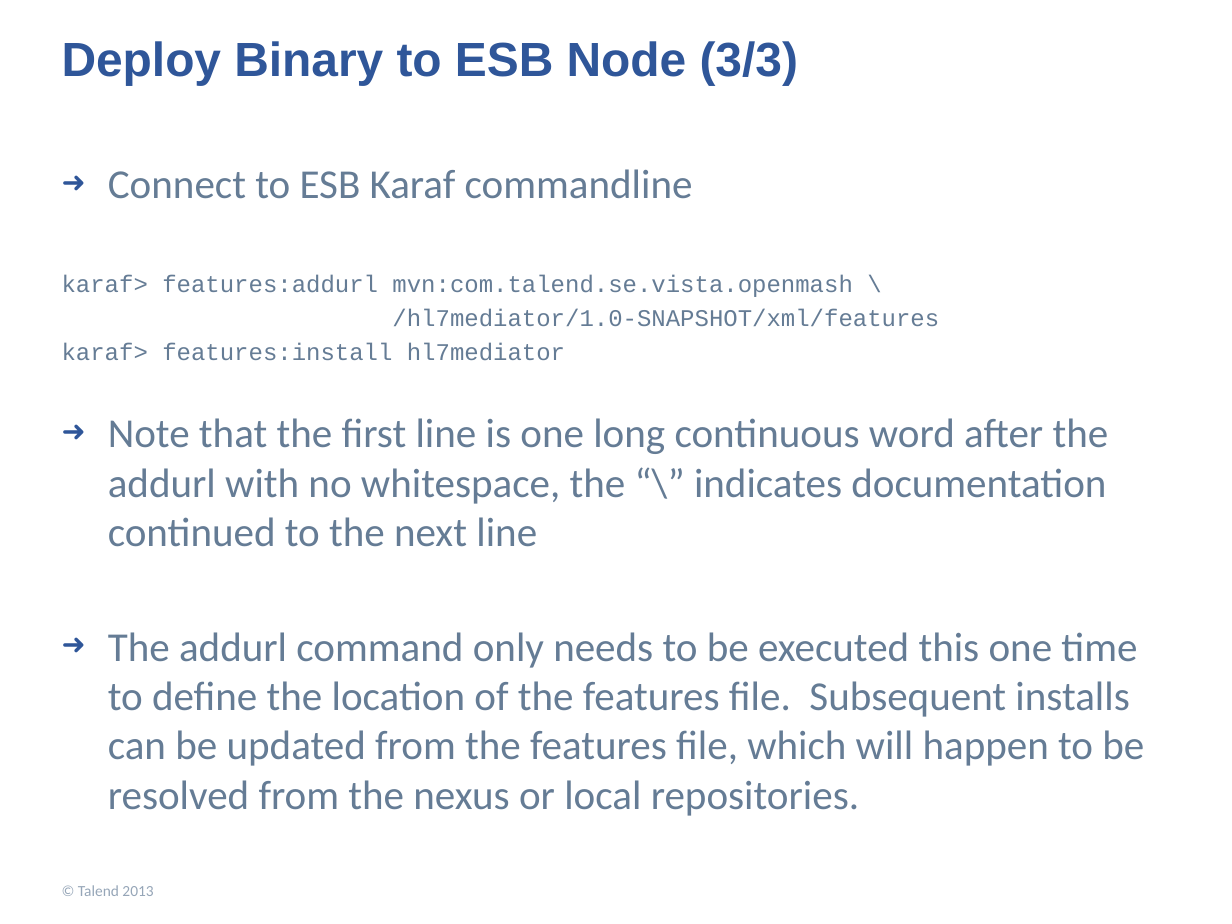
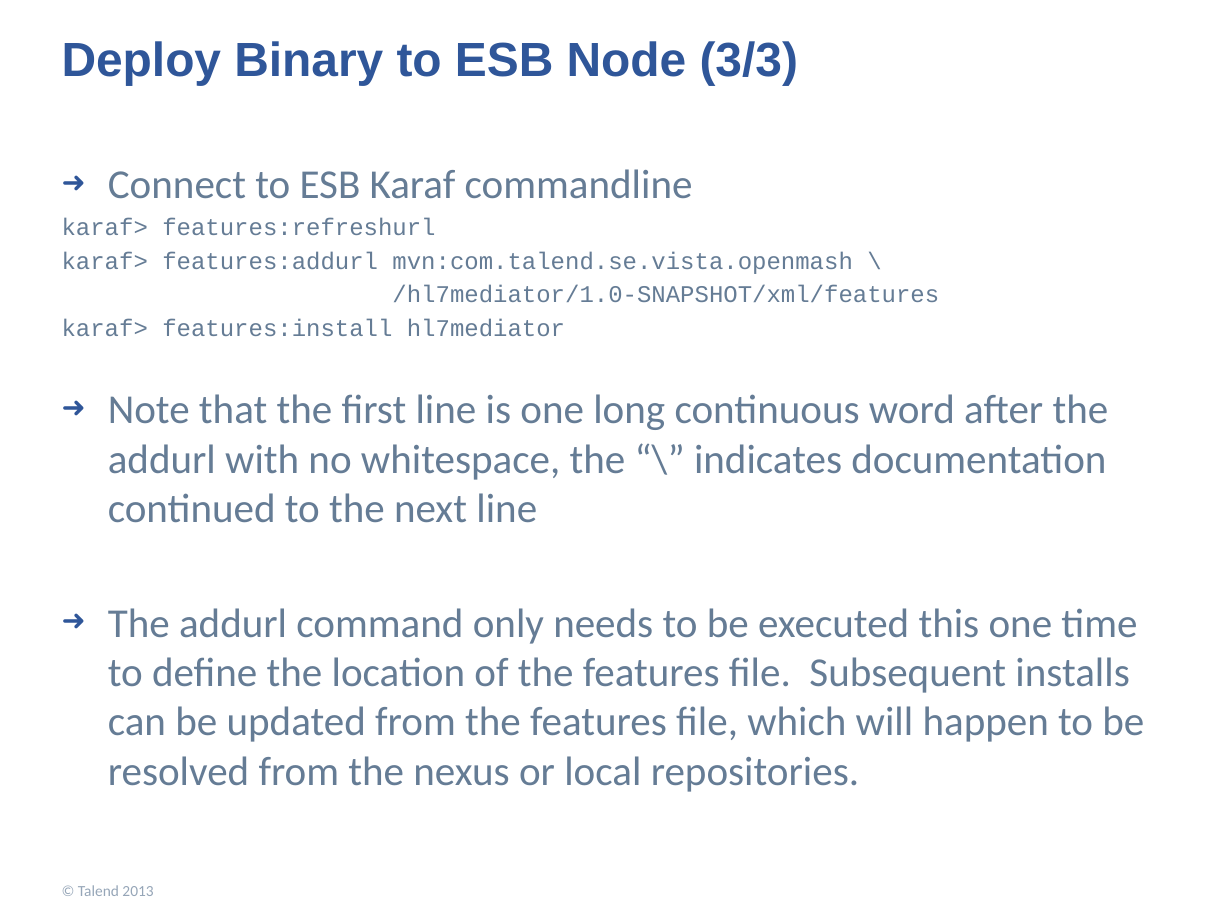
Before and after one commit to openmash/openmash, a slide deck: slide 31 of om_05_OpenMash VistA Developers Guide.pptx (slide 29 before the commit). Drawn at 1232x924 pixels with LibreOffice and Linux fonts; fonts in the diff are those of the drawing; background and template pictures are left out. Boxes give left, top, right and bottom in pixels: in the first picture for what was removed or moved away, otherwise in the second. Text is boxed around its words. In the diff, an @@ line names an element or a change of style, - is before the commit and + after.

```diff
--- a/om_05_OpenMash VistA Developers Guide.pptx
+++ b/om_05_OpenMash VistA Developers Guide.pptx
@@ text at (62, 218, 435, 235): paragraph added @@
+karaf> features:refreshurl
```
Also in this commit, not shown: 2 slides added, 2 other files.
